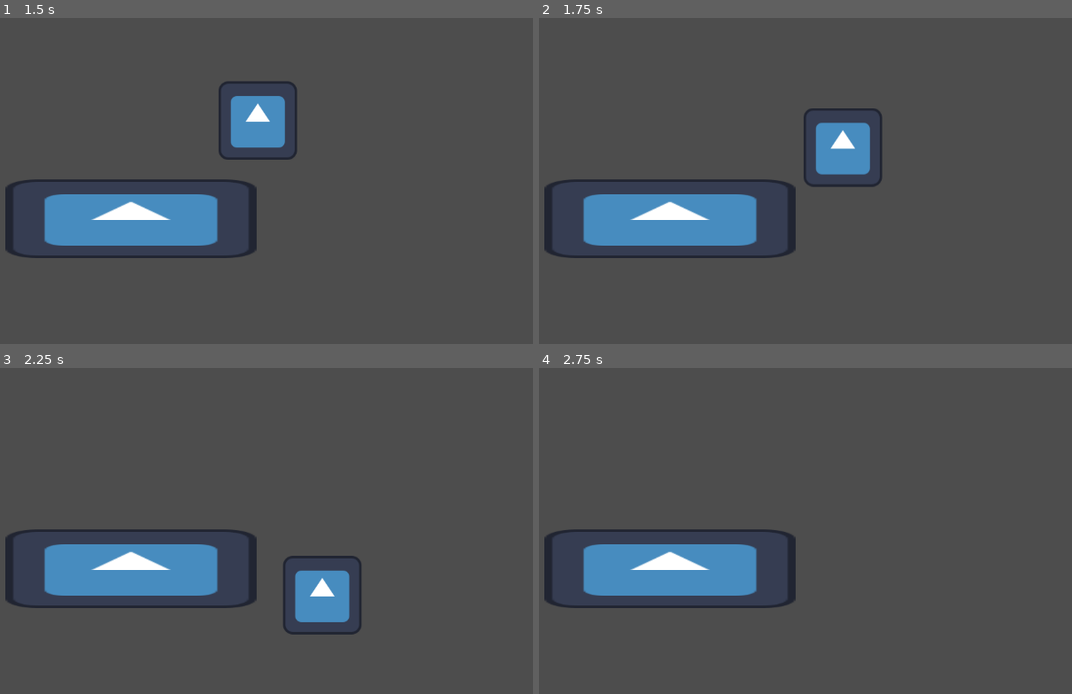
Above: before the commit, frames 1-4 (two rows, left to right).
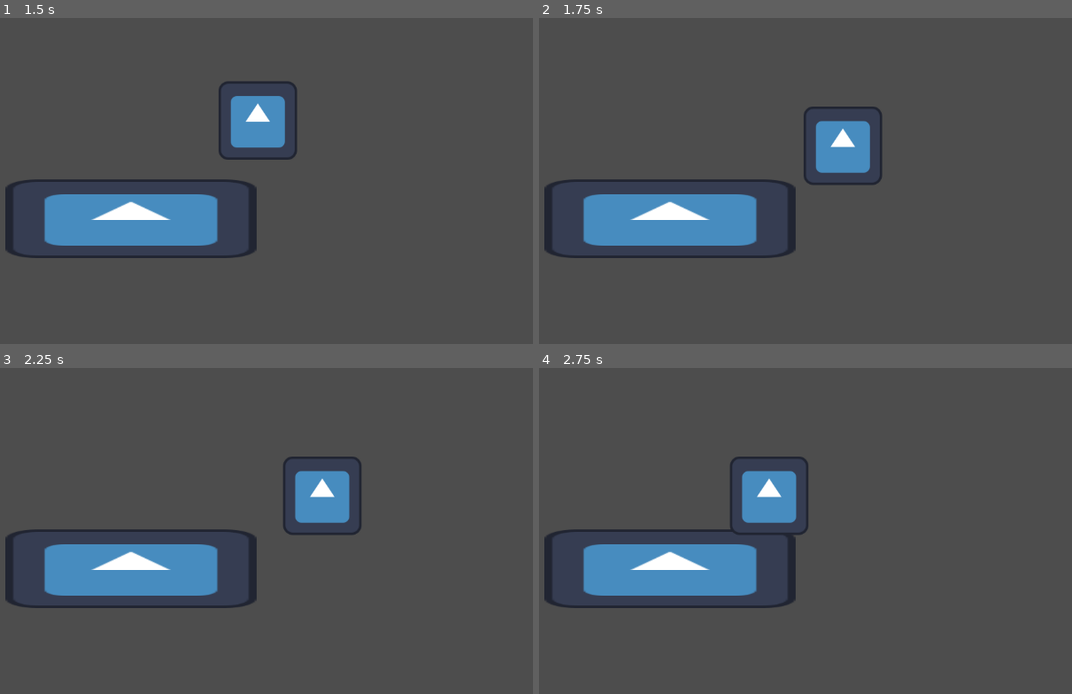
Above: after the commit, the same moments.

Repository: Shpilibo/Godot-greie
Game: Godot game, scene res://node_2d.tscn
Same seed, same stepped clock (60 frames per second), same inputs: the game is played once before the commit and once after it. The engine's default icon, where the game draws it, is replaced by a stand-in: a white triangle on a blue panel in a dark square.
Inputs:
- Up to frame 1 (1.5 s): tap Enter (ui_accept) at 0.5, 0.77 s; hold Right (ui_right) from 0.53 s (still down)
- Up to frame 2 (1.75 s): keep holding Right (ui_right); tap Enter (ui_accept) at 1.52 s
- Up to frame 3 (2.25 s): release Right (ui_right) at 2.03 s; hold Left (ui_left) from 2.03 s (still down)
- Up to frame 4 (2.75 s): keep holding Left (ui_left)

Frame 1 is identical in both runs. In frame 2, 0.5% of the frame differs, in the area x 49-65%, y 27-52%; in frame 3, 4.2%, in the area x 53-68%, y 27-82%; in frame 4, 2.1%.

Commit message:
Update node_2d.tscn

Diff:
--- a/node_2d.tscn
+++ b/node_2d.tscn
@@ -3,7 +3,7 @@
 [ext_resource type="Texture2D" uid="uid://brnmxlapfheip" path="res://icon.svg" id="2_epypp"]
 
 [sub_resource type="RectangleShape2D" id="RectangleShape2D_wtcfe"]
-size = Vector2(395, 115)
+size = Vector2(676, 115)
 
 [sub_resource type="GDScript" id="GDScript_wtcfe"]
 script/source = "extends CharacterBody2D
@@ -46,7 +46,7 @@
 texture = ExtResource("2_epypp")
 
 [node name="CollisionShape2D" type="CollisionShape2D" parent="StaticBody2D"]
-position = Vector2(217.5, 443.5)
+position = Vector2(358, 443.5)
 shape = SubResource("RectangleShape2D_wtcfe")
 
 [node name="CharacterBody2D" type="CharacterBody2D" parent="."]
